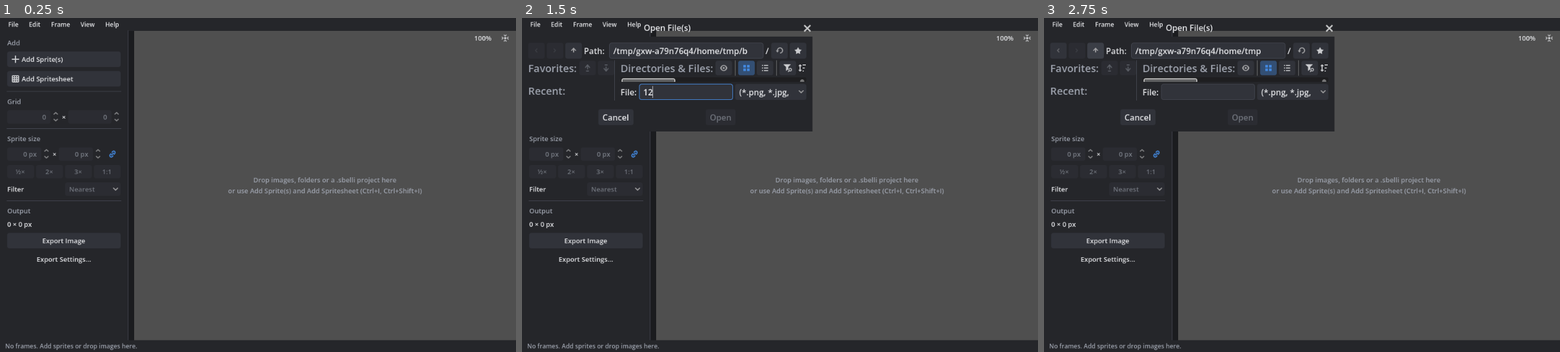
Above: before the commit, frames 1-3 (left to right).
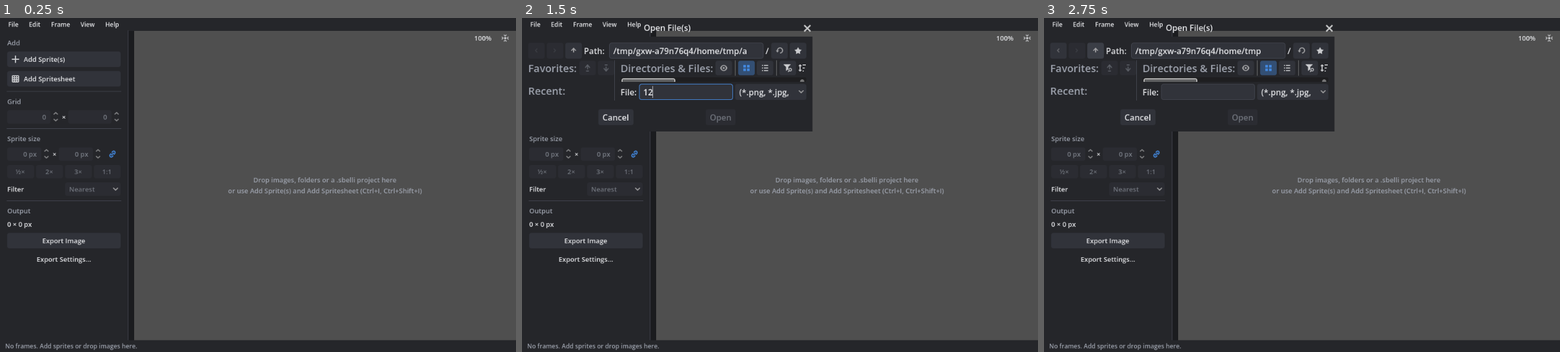
Above: after the commit, the same moments.

Repository: caleb-tognoli/spritesheetbelli
Game: Godot game, scene res://ui/main/main.tscn
The game is run twice, just before and just after one commit, with the same random seed, the same clock (stepped at 60 frames per second) and the same inputs.
Inputs (mouse positions are in pixels of both pictures, inside the frame that each line leads up to):
- Up to frame 1 (0.25 s): no input
- Up to frame 2 (1.5 s): click "Add Sprite(s)" at 0.5 s; click (687, 91) at 1.27 s; type "12" at 1.35 s
- Up to frame 3 (2.75 s): click (1095, 51) at 2 s

The runs differ from the first frame. In frame 1, 0.2% of the frame differs, in the area x 4-15%, y 11-20%; in frame 2, less than 0.1%; in frame 3, nothing differs.

Commit message:
More space between button icons and text

Diff:
--- a/scripts/ui/app_theme.gd
+++ b/scripts/ui/app_theme.gd
@@ -77,6 +77,8 @@
 		theme.set_stylebox("hover_pressed", type, pressed)
 		theme.set_stylebox("disabled", type, (flat as StyleBox) if is_flat else disabled)
 		theme.set_stylebox("focus", type, focus)
+		# Room between a button's icon and its text
+		theme.set_constant("h_separation", type, 8)
 		theme.set_color("font_color", type, p.text)
 		theme.set_color("font_hover_color", type, p.text)
 		theme.set_color("font_focus_color", type, p.text)
